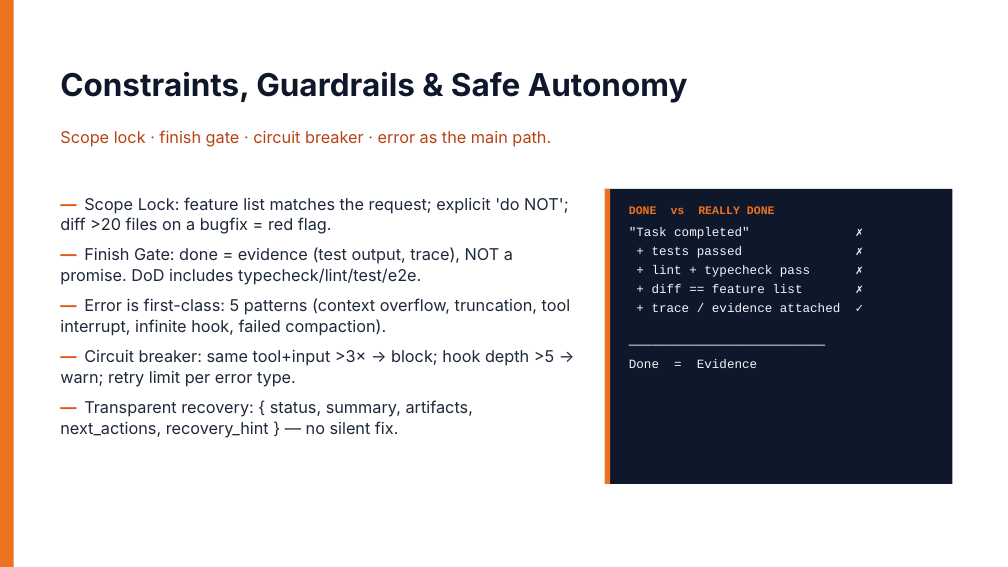
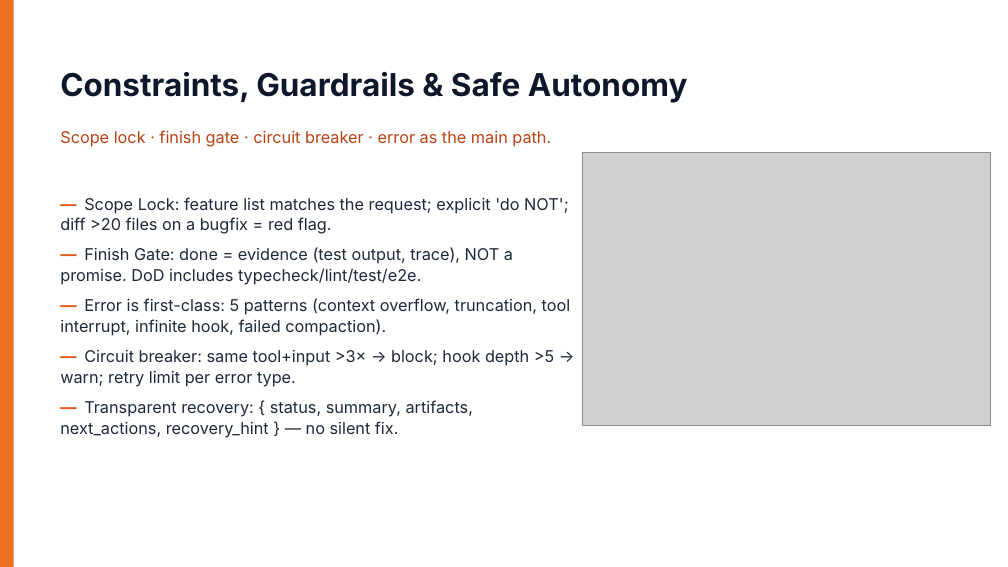
Before and after one commit to billyvu9322/harness-academy, a slide deck: slide 11 of seminar/AI-Agent-Harness-Seminar.pptx (slide 12 before the commit). Drawn at 1008x567 pixels with LibreOffice and Linux fonts; fonts in the diff are those of the drawing; grey boxes stand for pictures. Boxes give left, top, right and bottom in pixels: in the first picture for what was removed or moved away, otherwise in the second. Text is boxed around its words. In the diff, an @@ line names an element or a change of style, - is before the commit and + after.

```diff
--- a/seminar/AI-Agent-Harness-Seminar.pptx
+++ b/seminar/AI-Agent-Harness-Seminar.pptx
@@ picture added at (582, 153, 991, 425) @@
@@ rectangle removed at (605, 189, 953, 484) @@
@@ rectangle removed at (605, 189, 610, 484) @@
@@ text removed at (629, 206, 840, 368) @@
-DONE vs REALLY DONE
-"Task completed" ✗
-+ tests passed ✗
-+ lint + typecheck pass ✗
-+ diff == feature list ✗
-+ trace / evidence attached ✓
-──────────────────────────
-Done = Evidence
```
Also in this commit, not shown: 8 other slides changed, 1 slide removed, 32 other files.
